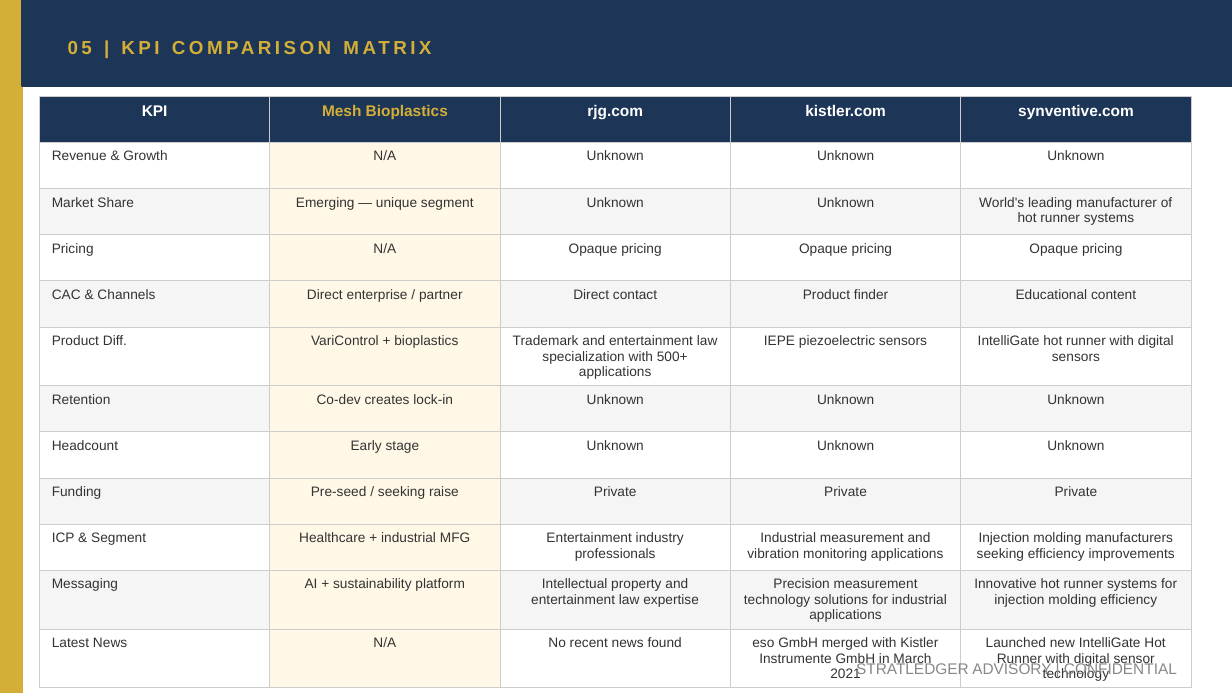
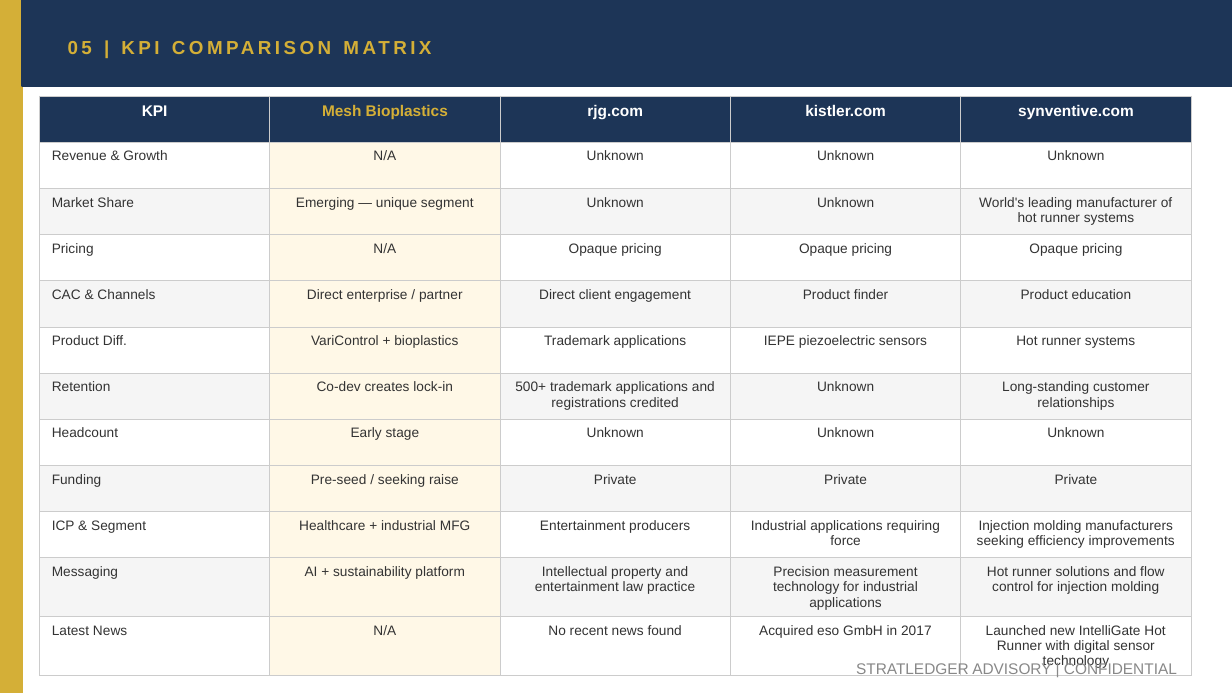
Before and after one commit to apexmakeshop-dot/droplet-commands, a slide deck: slide 9 of mesh_bioplastics_CI_Report.pptx. Drawn at 1232x693 pixels with LibreOffice and Linux fonts; fonts in the diff are those of the drawing. Boxes give left, top, right and bottom in pixels: in the first picture for what was removed or moved away, otherwise in the second. Text is boxed around its words. In the diff, an @@ line names an element or a change of style, - is before the commit and + after.

```diff
--- a/mesh_bioplastics_CI_Report.pptx
+++ b/mesh_bioplastics_CI_Report.pptx
@@ table at (x1=39, y1=96, x2=1191, y2=673) @@
-row 5, column 3: Direct contact
+row 5, column 3: Direct client engagement
-row 5, column 5: Educational content
+row 5, column 5: Product education
-row 6, column 3: Trademark and entertainment law specialization with 500+ applications
+row 6, column 3: Trademark applications
-row 6, column 5: IntelliGate hot runner with digital sensors
+row 6, column 5: Hot runner systems
-row 7, column 3: Unknown
+row 7, column 3: 500+ trademark applications and registrations credited
-row 7, column 5: Unknown
+row 7, column 5: Long-standing customer relationships
-row 10, column 3: Entertainment industry professionals
+row 10, column 3: Entertainment producers
-row 10, column 4: Industrial measurement and vibration monitoring applications
+row 10, column 4: Industrial applications requiring force
-row 11: Messaging | AI + sustainability platform | Intellectual property and entertainment law expertise | Precision measurement technology solutions for industrial applications | Innovative hot runner systems for injection molding efficiency
+row 11: Messaging | AI + sustainability platform | Intellectual property and entertainment law practice | Precision measurement technology for industrial applications | Hot runner solutions and flow control for injection molding
-row 12, column 4: eso GmbH merged with Kistler Instrumente GmbH in March 2021
+row 12, column 4: Acquired eso GmbH in 2017
```
Also in this commit, not shown: 4 other slides changed.
